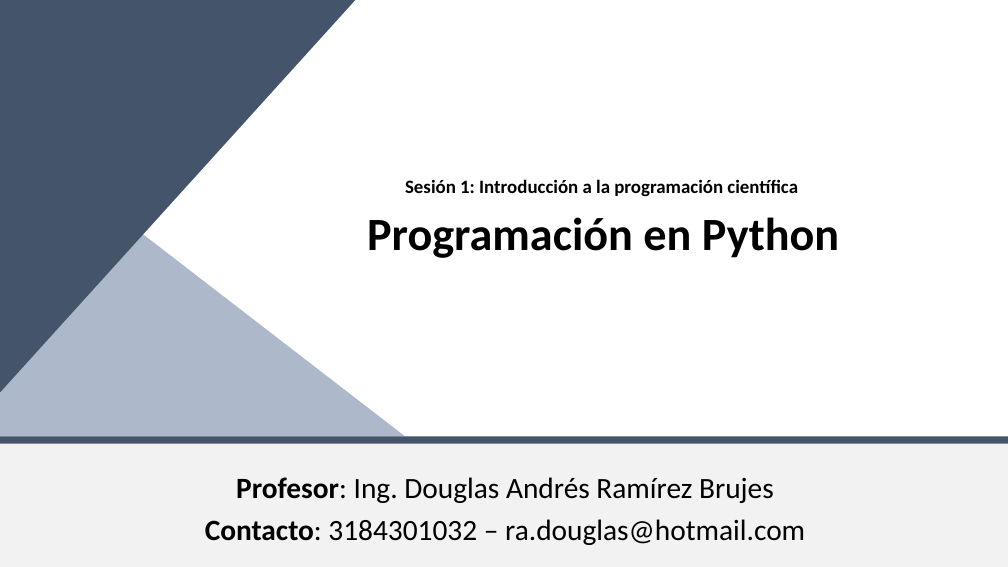
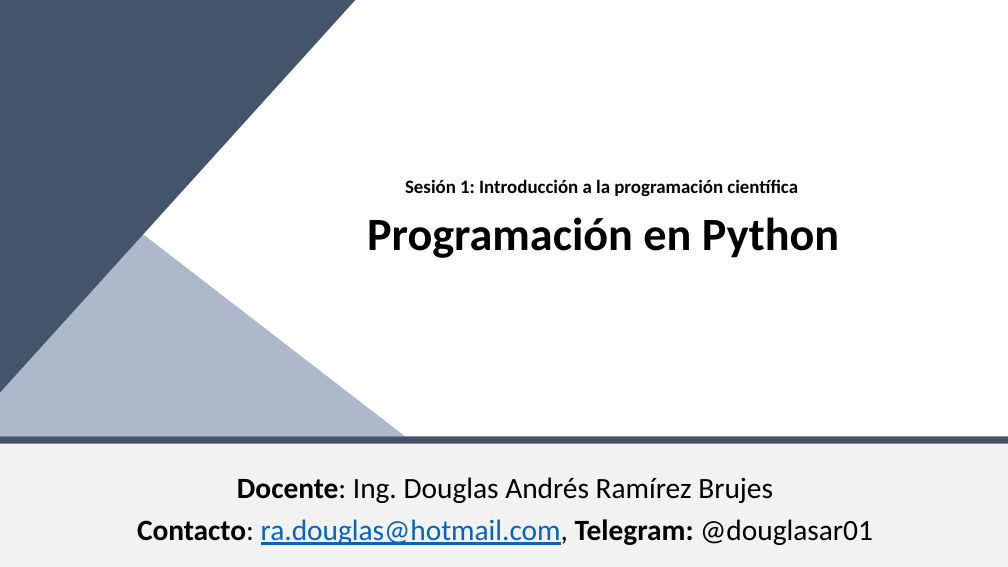
Before and after one commit to DouglasAR01/Curso_Python_ESP_Geomatica, a slide deck: slide 1 of Sesión 1/Introducción.pptx. Drawn at 1008x567 pixels with LibreOffice and Linux fonts; fonts in the diff are those of the drawing; background and template pictures are left out. Boxes give left, top, right and bottom in pixels: in the first picture for what was removed or moved away, otherwise in the second. Text is boxed around its words. In the diff, an @@ line names an element or a change of style, - is before the commit and + after.

```diff
--- a/Sesión 1/Introducción.pptx
+++ b/Sesión 1/Introducción.pptx
@@ subtitle at [137, 477, 873, 545]: text changed @@
-Profesor: Ing. Douglas Andrés Ramírez Brujes
-Contacto: 3184301032 – ra.douglas@hotmail.com
+Docente: Ing. Douglas Andrés Ramírez Brujes
+Contacto: ra.douglas@hotmail.com, Telegram: @douglasar01
```
Also in this commit, not shown: 1 other slide changed.
